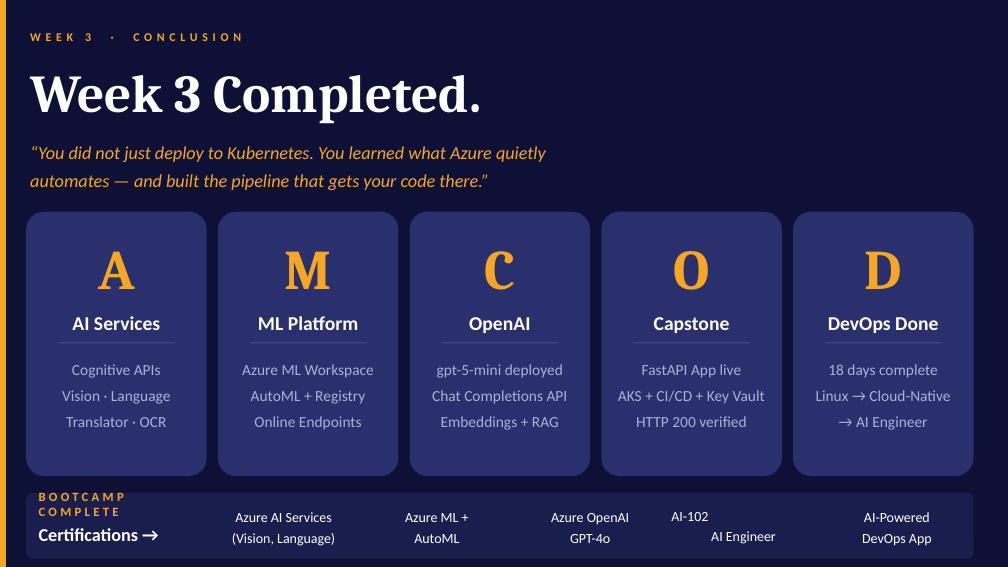
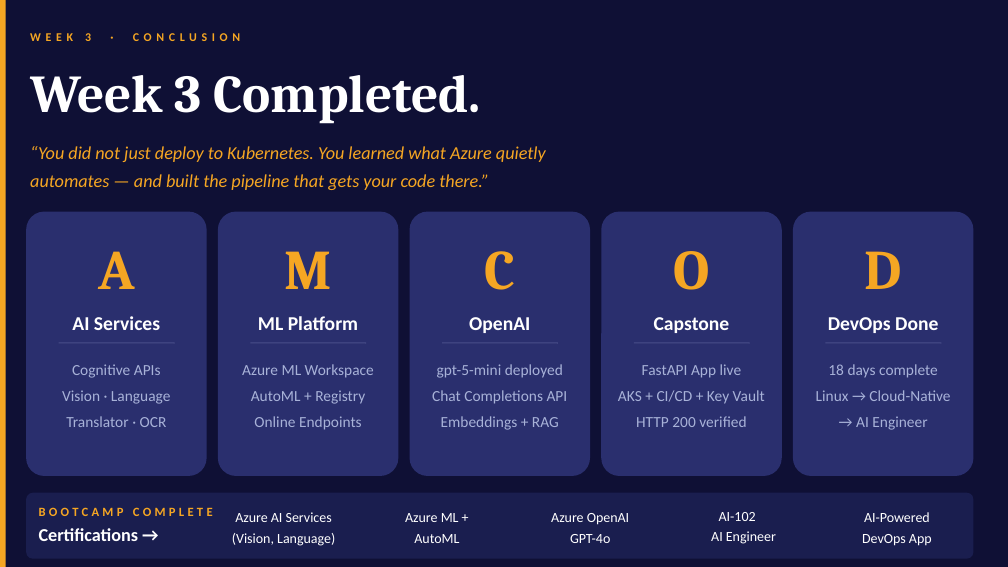
Before and after one commit to vibhavkhestabit/MLOps, a slide deck: slide 20 of Azure_Bootcamp_Complete.pptx. Drawn at 1008x567 pixels with LibreOffice and Linux fonts; fonts in the diff are those of the drawing. Boxes give left, top, right and bottom in pixels: in the first picture for what was removed or moved away, otherwise in the second. Text is boxed around its words. In the diff, an @@ line names an element or a change of style, - is before the commit and + after.

```diff
--- a/Azure_Bootcamp_Complete.pptx
+++ b/Azure_Bootcamp_Complete.pptx
@@ text "WEEK 3 · CONCLUSION" at [30,33,240,41]: letter spacing 3.4 to 3.3 pt @@
@@ text "BOOTCAMP COMPLETE" rewrapped from [39,492,124,516] to [39,507,213,516] @@
@@ text "AI-102" rewrapped from [671,512,776,544] to [711,512,776,544] @@
```
Also in this commit, not shown: 19 other slides changed.
